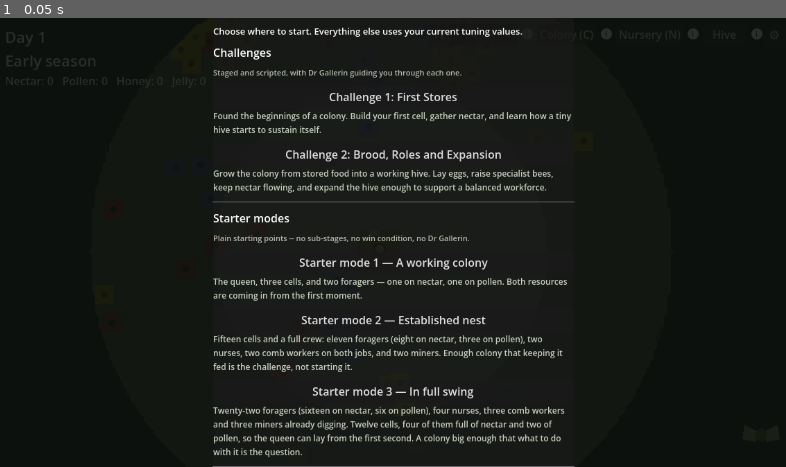
Above: before the commit, frame 1.
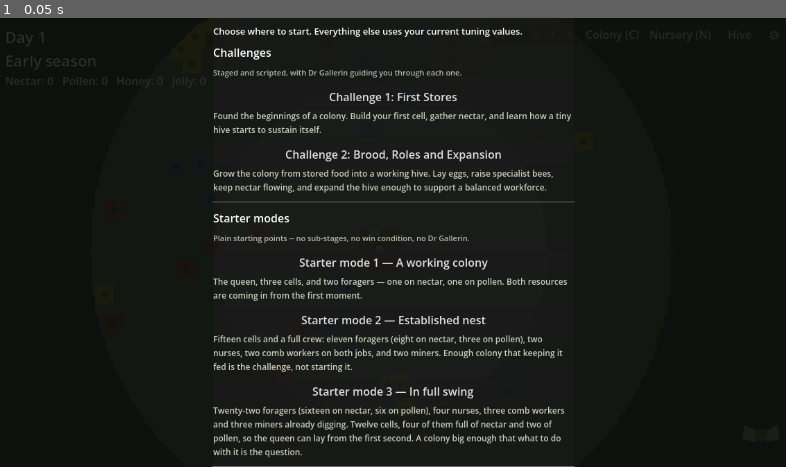
Above: after the commit, the same moment.

Repository: wonderburg7/meadow
Game: Godot game, scene res://scenes/Main.tscn
The game is run twice, just before and just after one commit, with the same random seed, the same clock (stepped at 60 frames per second) and the same inputs.
Inputs:
- Up to frame 1 (0.05 s): no input

The runs differ from the first frame. In frame 1, less than 0.1% of the frame differs, in the area x 76-97%, y 2-5%.

Commit message:
Build UI Plan slice 1: shared design tokens and text-scale architecture
New ui_theme.gd (dark/light/high-contrast palettes, seven-state
stylebox builder, a Theme resource with named type variations for
text scale and typeface) and ui_layout.gd (Gallerin reserve width,
responsive breakpoints), per UI_PLAN.md section 15. session.gd gains
the new interface-preference fields these read, and show_info_badges
now defaults off per section 9. winter_panel.gd is the first panel
restyled under the new tokens, demonstrating the mechanism end to end.

Diff:
--- a/scripts/session.gd
+++ b/scripts/session.gd
@@ -77,9 +77,11 @@
 ## an Array scan repeated a dozen times a frame.
 var perf_enabled: bool = false
 
-## Turn the small "i" tooltip badges off once you know what everything
-## does.
-var show_info_badges: bool = true
+## Turn the small "i" tooltip badges on if you want a reminder of what
+## everything does. Off by default per UI_PLAN.md section 9 -- badges
+## used to default on, which is a real behaviour change for anyone
+## opening a fresh save.
+var show_info_badges: bool = false
 
 ## Adds a short text label wherever colour would otherwise be the only
 ## thing distinguishing two states -- cell contents, the nursery ring,
@@ -128,6 +130,35 @@
 ## main.gd's _apply_comb_overlay.
 var comb_overlay: String = ""
 
+# --- appearance and accessibility (UI_PLAN.md sections 6/7) --------
+## Read by ui_theme.gd's palette(). "dark" (default), "light" or
+## "high_contrast".
+var ui_theme: String = "dark"
+
+## Read by ui_theme.gd's build_theme(). "sans" (default, no asset
+## needed), "atkinson", "dyslexia" or "pixel" -- the three non-default
+## faces are placeholders until their font files are sourced under
+## assets/fonts/ (UI_PLAN.md section 8), and fall back to the default
+## font until then rather than erroring.
+var ui_typeface: String = "sans"
+
+## Multiplier applied to every UiTheme type-variation font size. 1.0 to
+## 2.0, per UI_PLAN.md section 14's "every text scale up to 200%" check.
+var text_scale: float = 1.0
+
+## Suppresses the neon attention flashes and any future drawer/marker
+## animation (UI_PLAN.md section 7). Doesn't affect anything simulated.
+var reduced_motion: bool = false
+
+## "off", "reduced" or "full". Reserved: no screen shake exists in the
+## codebase yet -- this is the settings slot so one is never shipped
+## without an off switch already in place.
+var screen_shake: String = "full"
+
+## Seconds a hovered control waits before showing its tooltip. 0.5
+## matches Godot's own default (gui/timers/tooltip_delay_sec).
+var tooltip_delay: float = 0.5
+
 # --- live weather state -------------------------------------------
 ## Advanced by main.gd. Not a setting: how likely rain is, is.
 var rain_intensity: float = 0.0
--- /dev/null
+++ b/scripts/ui_layout.gd
@@ -0,0 +1,39 @@
+extends RefCounted
+## Layout/reserve-rectangle helpers shared by every tray and drawer. See
+## UI_PLAN.md section 2.
+##
+## Usage: const UiLayout = preload("res://scripts/ui_layout.gd")
+##        var max_w := UiLayout.command_tray_max_width(viewport_width, tray_w)
+
+## Width of Dr Gallerin's bottom-right reserve above the responsive
+## breakpoint -- every other bottom-row tray subtracts this rather than
+## guessing at his footprint. Matches gallerin_panel.gd's current
+## BUBBLE_WIDTH (260) plus its ICON_MARGIN (16) from the screen edge,
+## since the speech bubble, not the icon, is the widest thing that can
+## appear in that corner. Becoming a constant gallerin_panel.gd itself
+## reads is a follow-up for whichever slice touches that file next
+## (UI_PLAN.md section 15, slice 3) -- for now this is the number every
+## *other* tray is built against.
+const GALLERIN_RESERVE_WIDTH := 276.0
+
+## Below this viewport width, the Gallerin reserve stops being a
+## bottom-right box and becomes a full-width strip under the command
+## tray instead (UI_PLAN.md section 2).
+const NARROW_BREAKPOINT := 1000.0
+
+## Floor width this project's UI is expected to still render at, per
+## UI_PLAN.md section 14's acceptance criteria.
+const MIN_SUPPORTED_WIDTH := 800.0
+
+static func is_narrow(viewport_width: float) -> bool:
+	return viewport_width < NARROW_BREAKPOINT
+
+## Max width the bottom-centre command tray may use: total width minus
+## the selection tray and the Gallerin reserve, so the tray respects the
+## reserve by construction rather than a magic-number width. Once narrow,
+## the reserve becomes its own full-width strip below instead of sharing
+## the row, so the command tray only gives up the selection tray's width.
+static func command_tray_max_width(viewport_width: float, selection_tray_width: float) -> float:
+	if is_narrow(viewport_width):
+		return viewport_width - selection_tray_width
+	return viewport_width - selection_tray_width - GALLERIN_RESERVE_WIDTH
--- /dev/null
+++ b/scripts/ui_theme.gd
@@ -0,0 +1,209 @@
+extends RefCounted
+## Single source for every UI colour, corner radius, border width and
+## panel depth value, plus the text-scale/typeface Theme resource. See
+## UI_PLAN.md sections 6 and 7.
+##
+## Every panel script should ask this for a stylebox or a colour rather
+## than building its own StyleBoxFlat or hardcoding a hex -- the same
+## "read from one table, never hardcode" rule roles.gd already applies
+## to role colours, applied here to the whole interface. A colour then
+## changes in one place instead of in every panel that happened to copy
+## it.
+##
+## Usage: const UiTheme = preload("res://scripts/ui_theme.gd")
+##        panel.add_theme_stylebox_override("panel", UiTheme.panel_stylebox())
+##        label.theme = UiTheme.build_theme()
+##        label.theme_type_variation = "Body"
+
+# --- token palettes --------------------------------------------------
+## All three themes share this exact set of token names, so no panel
+## script ever needs an `if theme == ...` branch -- it just asks for a
+## token and gets whatever the active theme maps it to.
+
+const DARK := {
+	"panel_bg": Color("#370C00"),
+	# Honeycomb relief line: panel_bg lightened ~6% in HSV value, drawn at
+	# low opacity rather than a contrasting colour (identical-hue lines on
+	# identical-hue fill only read as texture through a relief/opacity
+	# difference). Proposed starting point, not a final answer -- see
+	# UI_PLAN.md section 6 and section 16.
+	"panel_line": Color("#460F00", 0.15),
+	"text_primary": Color("#F5E9DC"),
+	"text_secondary": Color("#C9B8A8"),
+	"accent_nectar": Color("#C9D5B5"),
+	"accent_honey": Color("#A44200"),
+	"accent_wax": Color("#D58936"),
+	"accent_grass": Color("#678D58"),
+	"accent_soil": Color("#3C1518"),
+	# Reused literally from the winter forecast's existing green verdict
+	# colour and hud.gd's SIGNAL_COLOURS[1]/[2] -- see UI_PLAN.md section 6.
+	"success": Color(0.5, 0.95, 0.55),
+	"warning": Color(1.0, 0.85, 0.4),
+	"danger": Color(1.0, 0.45, 0.4),
+	"focus_ring": Color("#4FD6E8"),
+	"disabled": Color(0.6, 0.55, 0.52),
+	"locked": Color(0.55, 0.45, 0.65),
+}
+
+const LIGHT := {
+	"panel_bg": Color("#F6DFC8"),
+	"panel_line": Color("#B97A4E"),
+	"text_primary": Color("#3C1518"),
+	"text_secondary": Color("#7A5A44"),
+	"accent_nectar": Color("#C9D5B5"),
+	"accent_honey": Color("#A44200"),
+	"accent_wax": Color("#D58936"),
+	"accent_grass": Color("#678D58"),
+	"accent_soil": Color("#3C1518"),
+	"success": Color(0.5, 0.95, 0.55),
+	"warning": Color(1.0, 0.85, 0.4),
+	"danger": Color(1.0, 0.45, 0.4),
+	"focus_ring": Color("#1E7A87"),
+	"disabled": Color("#B8A08C"),
+	"locked": Color("#8B6FA8"),
+}
+
+## Near-black/near-white with a small set of highly saturated, mutually
+## distinct accent hues, rather than a darker/lighter variant of the
+## brand colours -- the same approach OS-level high-contrast modes use.
+## Every text pairing here clears WCAG AAA (7:1) against panel_bg.
+## accent_honey is brightened from the brand hex (#A44200, ~3.2:1) to
+## #E8720A (~6.5:1) to clear AA (4.5:1); accent_nectar/wax/grass/soil
+## already clear it unbrightened -- see UI_PLAN.md section 6.
+const HIGH_CONTRAST := {
+	"panel_bg": Color("#0A0A0A"),
+	"panel_line": Color("#2A2A2A"),
+	"text_primary": Color("#FFFFFF"),
+	"text_secondary": Color("#E0E0E0"),
+	"accent_nectar": Color("#C9D5B5"),
+	"accent_honey": Color("#E8720A"),
+	"accent_wax": Color("#D58936"),
+	"accent_grass": Color("#678D58"),
+	"accent_soil": Color("#3C1518"),
+	"success": Color("#00E676"),
+	"warning": Color("#FFD400"),
+	"danger": Color("#FF6B6B"),
+	"focus_ring": Color("#00E5FF"),
+	"disabled": Color("#808080"),
+	"locked": Color("#B388FF"),
+}
+
+static func palette() -> Dictionary:
+	match Session.ui_theme:
+		"light":
+			return LIGHT
+		"high_contrast":
+			return HIGH_CONTRAST
+		_:
+			return DARK
+
+## Loud fallback (magenta) rather than a silent black, so a typo'd token
+## name is obvious on screen instead of just blending into the panel.
+static func color(token: String) -> Color:
+	return palette().get(token, Color(1.0, 0.0, 1.0))
+
+# --- panel construction ------------------------------------------------
+## Rounded, pixel-built panel background with visible thickness -- the
+## shared shape every drawer/window/tray should use instead of building
+## its own StyleBoxFlat. Corner radius is deliberately modest (not a
+## smooth circular arc) so the pixel-art language survives the rounding,
+## per UI_PLAN.md section 6.
+static func panel_stylebox() -> StyleBoxFlat:
+	var box := StyleBoxFlat.new()
+	box.bg_color = color("panel_bg")
+	box.set_corner_radius_all(10)
+	box.set_border_width_all(2)
+	box.border_color = color("panel_bg").lightened(0.15)
+	box.content_margin_left = 10
+	box.content_margin_right = 10
+	box.content_margin_top = 8
+	box.content_margin_bottom = 8
+	return box
+
+## The seven interaction states every interactive control should draw
+## from (UI_PLAN.md section 11), rather than each panel inventing its
+## own subset the way ui.gd::mark_as_current does for one button type.
+const BUTTON_STATES := [
+	"normal", "hover", "pressed", "focus", "selected", "disabled", "locked",
+]
+
+static func button_stylebox(state: String) -> StyleBoxFlat:
+	var base: Color = color("panel_bg")
+	var bg: Color = base.lightened(0.10)
+	var border: Color = Color(0, 0, 0, 0)
+	var border_width := 0
+	match state:
+		"hover":
+			bg = base.lightened(0.18)
+		"pressed":
+			bg = base.lightened(0.02)
+		"focus":
+			border = color("focus_ring")
+			border_width = 2
+		"selected":
+			bg = base.lightened(0.06)
+			border = color("text_primary")
+			border_width = 1
+		"disabled":
+			bg.a = 0.5
+		"locked":
+			border = color("locked")
+			border_width = 2
+		_:
+			pass  # "normal" -- the defaults above already cover it
+	var box := StyleBoxFlat.new()
+	box.bg_color = bg
+	box.set_corner_radius_all(6)
+	box.set_border_width_all(border_width)
+	box.border_color = border
+	box.content_margin_left = 8
+	box.content_margin_right = 8
+	box.content_margin_top = 4
+	box.content_margin_bottom = 4
+	return box
+
+# --- text scale and typeface architecture -------------------------------
+## A project Theme resource with named type variations, per UI_PLAN.md
+## section 7's accessibility/future-proofing decision -- not a multiplier
+## threaded through every panel's own add_theme_font_size_override calls.
+## A panel written after this asks for a variation by name (theme_type_
+## variation = "Body") and automatically tracks whatever Session.text_
+## scale/ui_typeface are currently set to.
+const TYPE_SIZES := {
+	"Heading": 16,
+	"Body": 13,
+	"Small": 11,
+	"Tiny": 9,
+}
+
+static func build_theme() -> Theme:
+	var theme := Theme.new()
+	var scale: float = Session.text_scale
+	var font: Font = _typeface_font(Session.ui_typeface)
+	for variation in TYPE_SIZES:
+		theme.set_type_variation(variation, "Label")
+		theme.set_font_size("font_size", variation, int(round(TYPE_SIZES[variation] * scale)))
+		if font != null:
+			theme.set_font("font", variation, font)
+	return theme
+
+## The three non-default faces are placeholder options until their font
+## files are sourced under assets/fonts/ (UI_PLAN.md section 8) --
+## picking one before then falls back to the default font rather than
+## erroring, exactly like any other not-yet-built content per section 10.
+static func _typeface_font(typeface: String) -> Font:
+	var path := _typeface_path(typeface)
+	if path == "" or not ResourceLoader.exists(path):
+		return null
+	return load(path) as Font
+
+static func _typeface_path(typeface: String) -> String:
+	match typeface:
+		"atkinson":
+			return "res://assets/fonts/AtkinsonHyperlegible-Regular.ttf"
+		"dyslexia":
+			return "res://assets/fonts/OpenDyslexic-Regular.otf"
+		"pixel":
+			return "res://assets/fonts/PixelOperator.ttf"
+		_:
+			return ""  # "sans" -- Godot's built-in default, no asset needed
--- a/scripts/winter_panel.gd
+++ b/scripts/winter_panel.gd
@@ -15,6 +15,7 @@
 ## several times its volume because that is what it is worth.
 
 const UI = preload("res://scripts/ui.gd")
+const UiTheme = preload("res://scripts/ui_theme.gd")
 
 signal closed()
 
@@ -32,6 +33,8 @@
 	add_to_group("winter_panel")
 
 	panel = PanelContainer.new()
+	panel.theme = UiTheme.build_theme()
+	panel.add_theme_stylebox_override("panel", UiTheme.panel_stylebox())
 	# top-right, under the button bar, since that's where it's opened from
 	panel.set_anchors_preset(Control.PRESET_TOP_RIGHT)
 	panel.grow_horizontal = Control.GROW_DIRECTION_BEGIN
@@ -50,7 +53,7 @@
 
 	var title := Label.new()
 	title.text = "Winter"
-	title.add_theme_font_size_override("font_size", 16)
+	title.theme_type_variation = "Heading"
 	header.add_child(title)
 	header.add_child(UI.info_badge(
 		"What the colony will need to survive the winter, and whether it has it. The figures come from the colony's own size, so they move as it grows -- a bigger colony needs more, which is the tension: growing now costs you the stores that would have carried you through."
@@ -59,18 +62,23 @@
 	var close_btn := Button.new()
 	close_btn.text = "×"
 	close_btn.custom_minimum_size = Vector2(26, 22)
+	# Only the states a plain Godot Button actually looks up ("selected"
+	# and "locked" from UiTheme's seven apply to custom-drawn controls
+	# like the future skill tree, not a native Button).
+	for state in ["normal", "hover", "pressed", "focus", "disabled"]:
+		close_btn.add_theme_stylebox_override(state, UiTheme.button_stylebox(state))
 	close_btn.pressed.connect(func(): close())
 	header.add_child(close_btn)
 
 	column.add_child(HSeparator.new())
 
-	headline = _make_label(column, 15)
-	detail = _make_label(column, 12)
-	verdict = _make_label(column, 13)
+	headline = _make_label(column, "Body")
+	detail = _make_label(column, "Small")
+	verdict = _make_label(column, "Body")
 
-func _make_label(column: VBoxContainer, size: int) -> Label:
+func _make_label(column: VBoxContainer, variation: String) -> Label:
 	var label := Label.new()
-	label.add_theme_font_size_override("font_size", size)
+	label.theme_type_variation = variation
 	label.autowrap_mode = TextServer.AUTOWRAP_WORD_SMART
 	label.custom_minimum_size = Vector2(300, 0)
 	column.add_child(label)
@@ -116,12 +124,12 @@
 	var shortfall: float = required - held
 	if shortfall <= 0.0:
 		verdict.text = "On track — about %d units spare." % int(-shortfall)
-		verdict.add_theme_color_override("font_color", Color(0.5, 0.95, 0.55))
+		verdict.add_theme_color_override("font_color", UiTheme.color("success"))
 		corner_text = "Winter in %d days — on track" % int(ceil(days_left))
 	else:
 		var per_day: float = shortfall / max(1.0, days_left)
 		verdict.text = "Short by about %d units. That is %d a day from now until winter." % [
 			int(shortfall), int(ceil(per_day)),
 		]
-		verdict.add_theme_color_override("font_color", Color(1.0, 0.6, 0.45))
+		verdict.add_theme_color_override("font_color", UiTheme.color("danger"))
 		corner_text = "Winter in %d days — short by %d" % [int(ceil(days_left)), int(shortfall)]
Not shown, changed: NEXTSTEPS.md
